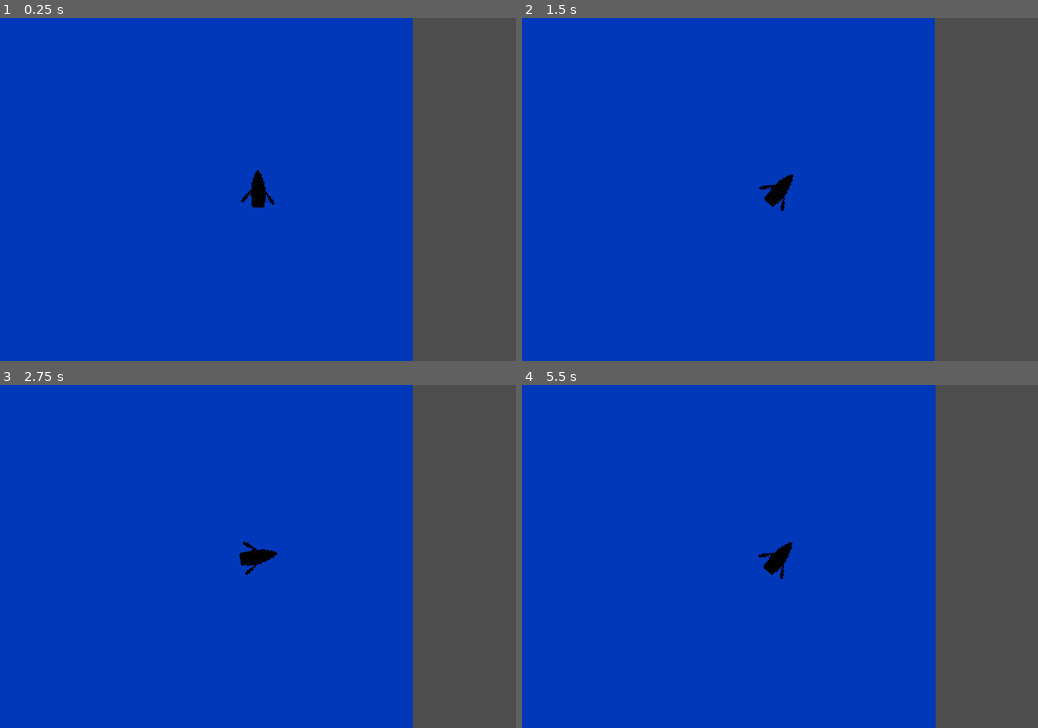
Above: before the commit, frames 1-4 (two rows, left to right).
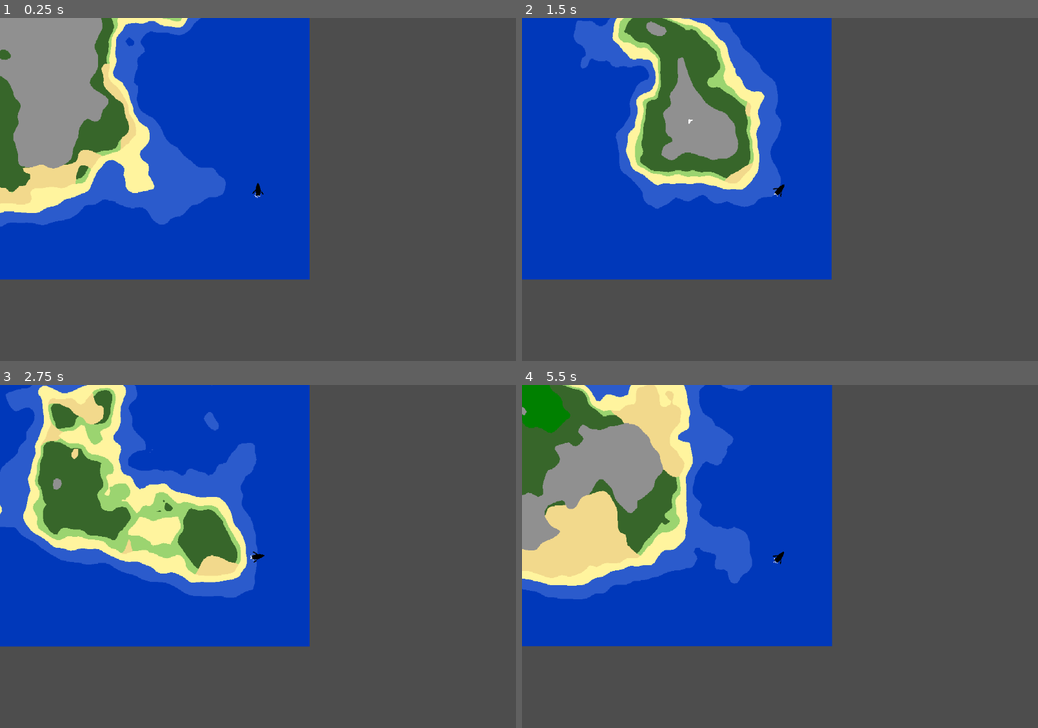
Above: after the commit, the same moments.

Repository: jhaakma/island-generator
Game: Godot game, scene res://Scenes/Main/Main.tscn
Two runs of this game, one before a commit and one after it. Both use one fixed random seed, a clock stepped at 60 frames per second and the inputs below.
Inputs (mouse positions are in pixels of both pictures, inside the frame that each line leads up to):
- Up to frame 1 (0.25 s): no input
- Up to frame 2 (1.5 s): tap Enter (ui_accept) at 0.5, 0.77 s; move the mouse to (893, 172) at 0.52 s; hold D (turn_right) 0.53-1.25 s; hold Shift 0.53-1.25 s; click (893, 172) at 0.67 s; drag from (676, 206) to (754, 258) at 1.27 s
- Up to frame 3 (2.75 s): tap Enter (ui_accept) at 2 s; move the mouse to (309, 481) at 2.02 s; hold D (turn_right) from 2.03 s (still down); tap Z at 2.1 s
- Up to frame 4 (5.5 s): release D (turn_right) at 2.75 s; drag from (754, 625) to (625, 505) at 2.77 s; tap Enter (ui_accept) at 3.5, 3.77, 5 s; move the mouse to (934, 607) at 3.52 s; hold A (turn_left) 3.53-4.25 s; tap Tab at 3.6 s; drag from (625, 505) to (702, 470) at 4.27 s; move the mouse to (805, 556) at 5.02 s; hold S (move_backward) from 5.03 s (still down); tap V at 5.1 s; click (805, 556) at 5.17 s

The runs differ from the first frame. In frame 1, 53% of the frame differs, in the area x 0-80%, y 0-100%; in frame 2, 50%; in frame 3, 55%; in frame 4, 57%, in the area x 0-81%, y 0-100%.

Commit message:
Add ship particles

Diff:
--- a/IslandGeneration/Generators/WorldMapGen256x256.tres
+++ b/IslandGeneration/Generators/WorldMapGen256x256.tres
@@ -5,7 +5,7 @@
 
 [sub_resource type="Resource" id="Resource_5qqnj"]
 script = ExtResource("1_1jr1y")
-scale = 128
+scale = 64
 weight = 1.0
 noise_type = 3
 metadata/_custom_type_script = "uid://dqq55tsdtdqnk"
@@ -20,9 +20,9 @@
 [resource]
 script = ExtResource("2_5qqnj")
 starting_seed = -1
-center_bias = 3.0
-height_adjustment = 0.0
-height_multiplier = 1.0
+center_bias = 0.74
+height_adjustment = 2.925
+height_multiplier = 2.0
 temperature_adjustment = 0.0
 height_noise_passes = Array[ExtResource("1_1jr1y")]([SubResource("Resource_5qqnj")])
 temperature_noise_passes = Array[ExtResource("1_1jr1y")]([SubResource("Resource_1ljbg")])
--- a/Player/Player.tscn
+++ b/Player/Player.tscn
@@ -1,7 +1,15 @@
-[gd_scene load_steps=5 format=3 uid="uid://627jml6ruhca"]
+[gd_scene load_steps=6 format=3 uid="uid://627jml6ruhca"]
 
 [ext_resource type="Script" uid="uid://cf5xnltncx1sg" path="res://Player/player.gd" id="1_q3lat"]
 [ext_resource type="Texture2D" uid="uid://bllbhn5uoreil" path="res://Assets/Sprites/sailboat.png" id="2_q3lat"]
+
+[sub_resource type="ParticleProcessMaterial" id="ParticleProcessMaterial_q3lat"]
+particle_flag_disable_z = true
+emission_shape = 1
+emission_sphere_radius = 4.0
+angle_min = -48.0
+angle_max = 63.3
+gravity = Vector3(0, 0, 0)
 
 [sub_resource type="ShaderMaterial" id="ShaderMaterial_ddoul"]
 
@@ -15,6 +23,14 @@
 floor_max_angle = 0.42237
 script = ExtResource("1_q3lat")
 
+[node name="GPUParticles2D" type="GPUParticles2D" parent="."]
+position = Vector2(0, 6)
+amount = 32
+lifetime = 0.11
+speed_scale = 0.5
+randomness = 0.36
+process_material = SubResource("ParticleProcessMaterial_q3lat")
+
 [node name="Sprite2D" type="Sprite2D" parent="."]
 material = SubResource("ShaderMaterial_ddoul")
 scale = Vector2(0.5, 0.5)
--- a/Scenes/Main/Main.tscn
+++ b/Scenes/Main/Main.tscn
@@ -21,7 +21,7 @@
 
 [node name="Main" type="Node2D" node_paths=PackedStringArray("island_renderer")]
 script = ExtResource("1_qtv3y")
-island_size = Vector2i(512, 512)
+island_size = Vector2i(128, 128)
 island_renderer = NodePath("GpuIslandRenderer")
 island_generator = ExtResource("2_o8wgc")
 
@@ -61,7 +61,7 @@
 redirect_speed = 2.0
 
 [node name="Camera2D" type="Camera2D" parent="Player"]
-zoom = Vector2(6, 6)
+zoom = Vector2(2, 2)
 position_smoothing_enabled = true
 position_smoothing_speed = 4.86
 
